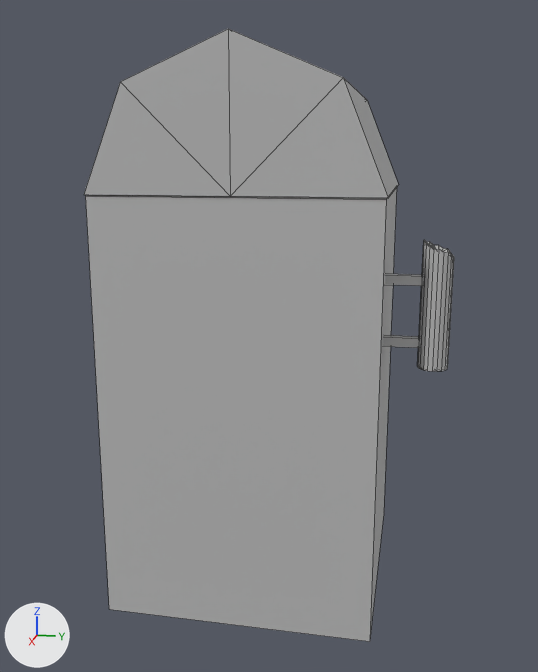
The FBX model Assets/MotherDuckLEVELS/YOUR_WORK_HERE 1/Meshes/Bin.fbx: old version first, new version second.
One viewpoint serves both versions: a 50 mm lens placed at (2.108, 0.435, 1.26), pointed at (0.019, 0.017, 0.738). The axes (+X, +Y, +Z) are drawn at lower left. The lights are the same throughout. Mesh edges are drawn as thin lines. Where no turn or scale is listed for an object, it has been applied to the vertices.
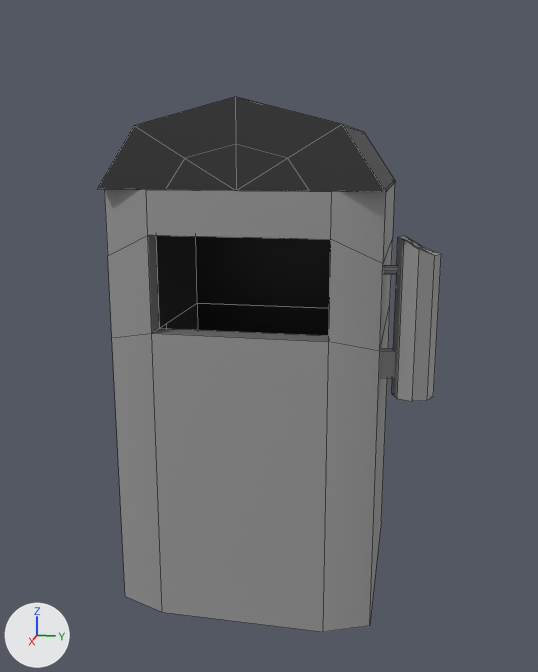
Where the change shows, as pixel boxes [x1, y1, x2, y2] in the pictures (538 x 672 px):
'pCube4', reshaped, moved (7% narrower, 13% shorter): before [84, 29, 454, 642]; after [97, 97, 441, 632]
part 1 of me_mesh, added: after [380, 348, 396, 378]
part 2 of me_mesh, added: after [384, 265, 398, 275]
part 3 of me_mesh, rebuilt (6% narrower): before [86, 187, 397, 642]; after [104, 180, 395, 632]
part 4 of me_mesh, added: after [392, 236, 441, 401]
part 5 of me_mesh, added (black): after [97, 97, 396, 192]
part 6 of me_mesh, deleted: before [417, 240, 454, 371]
part 7 of me_mesh, deleted: before [383, 335, 420, 348]
part 8 of me_mesh, deleted: before [84, 29, 423, 286]

Diff of the bpy script that builds the scene:
```diff
--- a/Assets/MotherDuckLEVELS/YOUR_WORK_HERE 1/Meshes/Bin.fbx.py
+++ b/Assets/MotherDuckLEVELS/YOUR_WORK_HERE 1/Meshes/Bin.fbx.py
@@ mat_lambert1 @@
+mat_lambert1 = principled_material('lambert1')
+mat_lambert1.base_color = (0.312, 0.312, 0.312)  # grey #989898
@@ mat_lambert4 @@
+mat_lambert4 = principled_material('lambert4')
+mat_lambert4.base_color = (0.032, 0.032, 0.032)  # black #323232
@@ mat_lambert6 @@
+mat_lambert6 = principled_material('lambert6')
+mat_lambert6.base_color = (0.201, 0.201, 0.201)  # grey #7c7c7c
@@ mat_lambert5 @@
+mat_lambert5 = principled_material('lambert5')
+mat_lambert5.base_color = (0.0, 0.0, 0.0)  # black #000000
@@ me_mesh @@
 # used by ob_pcube4; location = (0.0, 0.0, 1.0)
-me_mesh.from_pydata(...)  # 78 vertices, 91 faces; spans x -0.37..0.37, y -0.38..0.52, z -0.99..0.53
-me_mesh.materials.append(mat_lambert3)  # grey #bcbcbc
+me_mesh.from_pydata(...)  # 154 vertices, 154 faces; spans x -0.34..0.34, y -0.42..0.42, z -0.69..0.69
+# me_mesh part 1: a new loose piece, a box spanning x 0.211..0.238, y 0.253..0.331, z 0.001..0.073, in mat_lambert1 (grey #979797)
+# me_mesh part 2: a new loose piece, an 8-sided cylinder along y spanning x 0.212..0.236, y 0.257..0.326, z 0.268..0.292, in mat_lambert1 (grey #979797)
+# me_mesh part 3: the loose piece of 8 vertices spanning x -0.37..0.37, y -0.37..0.36, z -0.99..0.16 is rebuilt with 56 vertices and now spans x -0.34..0.34, y -0.42..0.29, z -0.69..0.48
+# me_mesh part 4: a new loose piece of 50 vertices spanning x 0.17..0.28, y 0.32..0.42, z -0.05..0.36, in mat_lambert1 (grey #979797)
+# me_mesh part 5: a new loose piece of 22 vertices spanning x -0.34..0.34, y -0.42..0.29, z 0.48..0.69, in mat_lambert4 (black #323232)
+# me_mesh part 6: the loose piece of 42 vertices spanning x 0.18..0.26, y 0.45..0.52, z -0.27..0.05 is deleted
+# me_mesh part 7: the loose piece of 8 vertices spanning x 0.21..0.24, y 0.32..0.45, z -0.22..-0.2 is deleted
+# me_mesh part 8
+# 20 vertices are removed from x -0.37..0.37, y -0.38..0.45, z -0.06..0.53
+# 19 faces are deleted
+me_mesh.materials.append(mat_lambert1)  # grey #989898
+me_mesh.materials.append(mat_lambert4)  # black #323232
+me_mesh.materials.append(mat_lambert5)  # black #000000
+me_mesh.materials.append(mat_lambert6)  # grey #7c7c7c
@@ ob_pcube4 @@
 ob_pcube4 = bpy.data.objects.new('pCube4', me_mesh)
-ob_pcube4.location = (0.0, 0.0, 1.0)
+ob_pcube4.location = (0.0, 0.068, 0.695)
```
